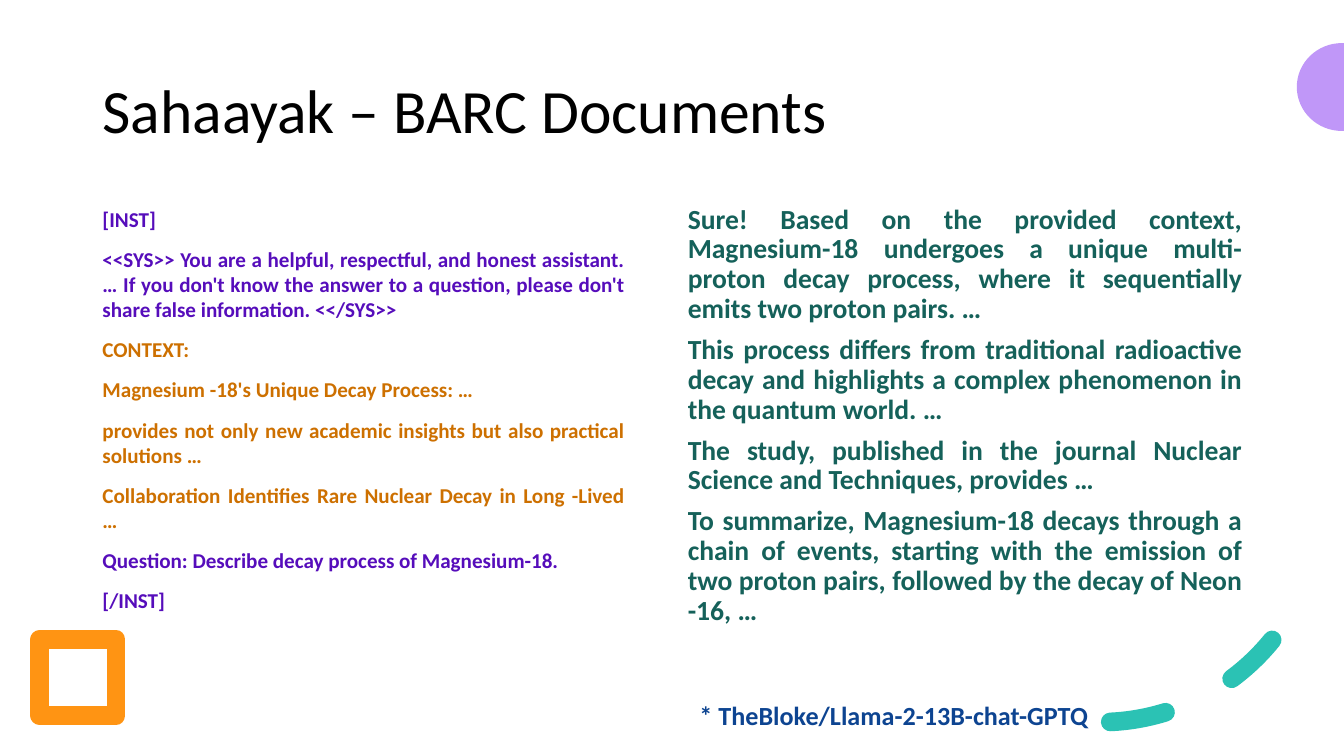
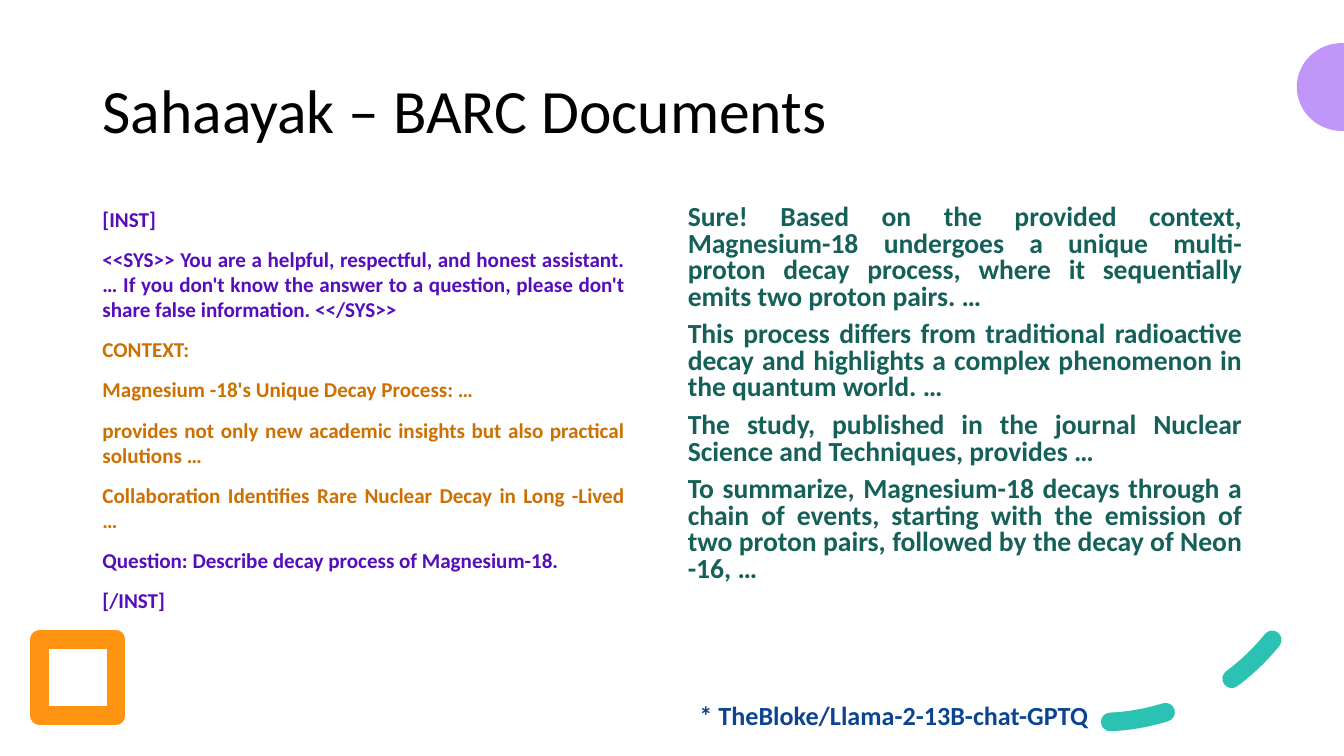
Before and after one commit to look4pritam/LargeLanguageModels, a slide deck: slide 31 of Presentations/IUAC-2024/Introduction_to_Large_Language_Models-From_Foundation_to_Real_World_Applications.pptx. Drawn at 1344x756 pixels with LibreOffice and Linux fonts; fonts in the diff are those of the drawing. Boxes give left, top, right and bottom in pixels: in the first picture for what was removed or moved away, otherwise in the second. Text is boxed around its words. In the diff, an @@ line names an element or a change of style, - is before the commit and + after.

```diff
--- a/Presentations/IUAC-2024/Introduction_to_Large_Language_Models-From_Foundation_to_Real_World_Applications.pptx
+++ b/Presentations/IUAC-2024/Introduction_to_Large_Language_Models-From_Foundation_to_Real_World_Applications.pptx
@@ text "Sure! Based on the provided ..." at <box>688,206,1242,582</box>: line spacing 0.9 to 0.8 @@
```
Also in this commit, not shown: 1 slide added.
